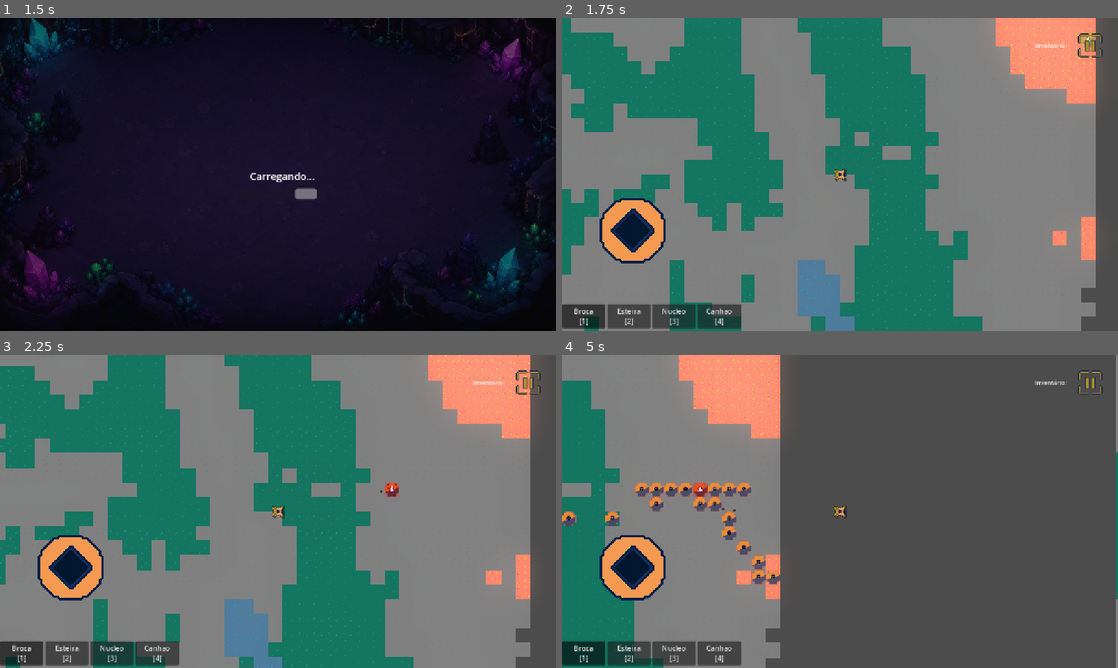
Above: before the commit, frames 1-4 (two rows, left to right).
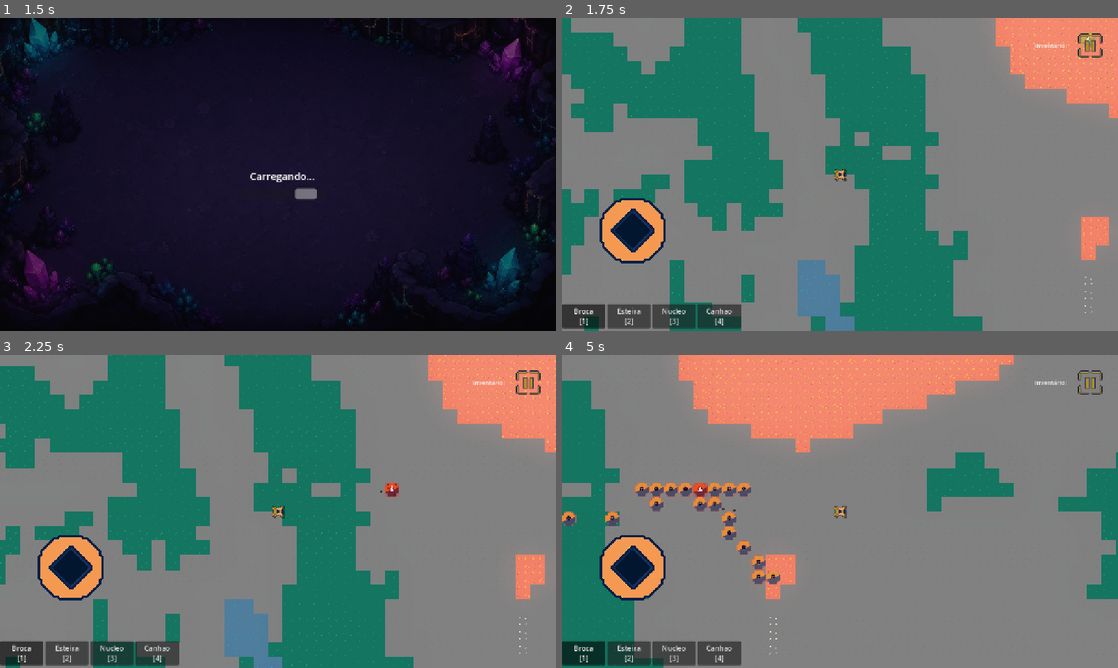
Above: after the commit, the same moments.

Repository: christianfelipesf/Factolyth
Game: Godot game, scene res://scenes/main.tscn
Same seed, same stepped clock (60 frames per second), same inputs: the game is played once before the commit and once after it. Sound files missing from this copy of the repository are replaced by a short silence.
Inputs (mouse positions are in pixels of both pictures, inside the frame that each line leads up to):
- Up to frame 1 (1.5 s): click "Novo Jogo" at 0.5 s; click (528, 46) at 1.25 s
- Up to frame 2 (1.75 s): no input
- Up to frame 3 (2.25 s): tap Enter at 2 s; move the mouse to (400, 495) at 2.02 s; press the mouse at (400, 495) at 2.03 s; hold D (move_right) from 2.03 s (still down)
- Up to frame 4 (5 s): release D (move_right) at 2.75 s; release the mouse at (962, 495) at 2.75 s; drag from (728, 527) to (956, 489) at 2.77 s; move the mouse to (895, 442) at 3.52 s; hold D (move_right) 3.53-4.25 s; hold Right mouse button (remover_objeto) 3.53-4.25 s; drag from (812, 574) to (706, 489) at 4.27 s

Frame 1 is identical in both runs. In frame 2, 4.3% of the frame differs, in the area x 88-100%, y 0-100%; in frame 3, 4.9%; in frame 4, 60%, in the area x 31-100%, y 0-100%.
Error before the commit: Cannot call method 'set_cell' on a null value. (res://scripts/gerador_mundo.gd:214)

Commit message:
DAWDAW
DWADWADWA

Diff:
--- a/scenes/itens/itens.tscn
+++ b/scenes/itens/itens.tscn
@@ -1,7 +1,7 @@
 [gd_scene format=3 uid="uid://rfpyq3m7rerm"]
 
 [ext_resource type="Texture2D" uid="uid://dfmuhu1i5ql67" path="res://images/itens/bronze.png" id="1_3kgg5"]
-[ext_resource type="Script" uid="uid://cp7l10mk5p0xn" path="res://scripts/bronze.gd" id="1_kp77g"]
+[ext_resource type="Script" path="res://scripts/quartzo.gd" id="1_kp77g"]
 
 [sub_resource type="CircleShape2D" id="CircleShape2D_nj4uv"]
 
--- a/scenes/tilesets.tscn
+++ b/scenes/tilesets.tscn
@@ -1,26 +1,31 @@
 [gd_scene format=3 uid="uid://cp6y5ftt0rtb"]
 
-[ext_resource type="Texture2D" uid="uid://bqfo8moyoxfwj" path="res://images/tilemap.png" id="1_bro14"]
-[ext_resource type="Script" uid="uid://cfaj048www7rx" path="res://scripts/gerador_mundo.gd" id="2_hijgr"]
+[ext_resource type="Texture2D" uid="uid://cx0nyf1paonyv" path="res://images/tilemap/solo.png" id="1_4q2ab"]
+[ext_resource type="Texture2D" uid="uid://baommyldmwj8v" path="res://images/tilemap/cristais.png" id="2_tg0cf"]
+[ext_resource type="Script" uid="uid://cfaj048www7rx" path="res://scripts/gerador_mundo.gd" id="3_hijgr"]
 
-[sub_resource type="TileSetAtlasSource" id="TileSetAtlasSource_lkbod"]
-texture = ExtResource("1_bro14")
+[sub_resource type="TileSetAtlasSource" id="TileSetAtlasSource_solo"]
+texture = ExtResource("1_4q2ab")
 texture_region_size = Vector2i(32, 32)
 0:0/0 = 0
+0:2/0 = 0
+1:2/0 = 0
+2:2/0 = 0
+
+[sub_resource type="TileSetAtlasSource" id="TileSetAtlasSource_cristais"]
+texture = ExtResource("2_tg0cf")
+texture_region_size = Vector2i(32, 32)
 1:0/0 = 0
 0:1/0 = 0
-1:1/0 = 0
 0:2/0 = 0
-0:2/0/modulate = Color(1.0845727, 1.0803368, 1.0803368, 1)
-2:0/0 = 0
-2:1/0 = 0
 
 [sub_resource type="TileSet" id="TileSet_xc42v"]
 tile_size = Vector2i(32, 32)
-sources/0 = SubResource("TileSetAtlasSource_lkbod")
+sources/0 = SubResource("TileSetAtlasSource_solo")
+sources/1 = SubResource("TileSetAtlasSource_cristais")
 
 [node name="Mapa" type="Node2D" unique_id=1582223863]
-script = ExtResource("2_hijgr")
+script = ExtResource("3_hijgr")
 
 [node name="solo" type="TileMapLayer" parent="." unique_id=308112617]
 tile_set = SubResource("TileSet_xc42v")
--- a/scripts/broca.gd
+++ b/scripts/broca.gd
@@ -1,6 +1,6 @@
 extends StaticBody2D
 
-const BRONZE = preload("res://scenes/itens/itens.tscn")
+const QUARTZO = preload("res://scenes/itens/itens.tscn")
 
 # 💡 Velocidade de produção configurável pelo Inspetor (em segundos)
 @export var tempo_producao : float = 2.0
@@ -72,16 +72,16 @@
 			break
 
 	if not espaco_ocupado:
-		_spawnar_bronze(esteira_atual)
+		_spawnar_quartzo(esteira_atual)
 	else:
 		print("⏳ Saída da broca bloqueada por um minério! Aguardando mover.")
 
 
-func _spawnar_bronze(esteira: Node2D) -> void:
-	var bronze = BRONZE.instantiate()
-	bronze.global_position = esteira.global_position
-	get_parent().call_deferred(&"add_child", bronze)
-	print("🏭 [PRODUÇÃO] Bronze extraído com sucesso para a esteira!")
+func _spawnar_quartzo(esteira: Node2D) -> void:
+	var quartzo = QUARTZO.instantiate()
+	quartzo.global_position = esteira.global_position
+	get_parent().call_deferred(&"add_child", quartzo)
+	print("🏭 [PRODUÇÃO] Quartzo extraído com sucesso para a esteira!")
 
 func _on_detector_body_entered(body: Node2D) -> void:
 	var esteira = _extrair_esteira(body)
--- a/scripts/bronze.gd
+++ /dev/null
@@ -1,57 +0,0 @@
-extends CharacterBody2D
-
-var velocidade := Vector2.ZERO
-var impulso := Vector2.ZERO
-# Guarda a posição da esteira em que o item está pisando [cite: 40]
-var esteira_atual_pos := Vector2.INF
-var tipo := "bronze" # 💡 Adicione isso para o Núcleo saber exatamente o que está guardando
-# 💡 Variáveis para controlar o tempo de desaparecer no chão
-var no_chao := false
-var tempo_fora_da_esteira := 0.0
-const TEMPO_PARA_DESAPARECER := 3.0
-
-func _ready() -> void:
-	add_to_group("item")
-	collision_layer = 5
-	collision_mask = 4
-	var shape = $CollisionShape2D.shape as CircleShape2D
-	if shape != null:
-		shape.radius = 6.0
-
-func _physics_process(delta: float) -> void:
-	if impulso != Vector2.ZERO:
-		# 💡 Se recebeu impulso, ele está na esteira! Reseta o temporizador
-		no_chao = false
-		tempo_fora_da_esteira = 0.0
-
-		velocidade = impulso
-
-		# ALINHAMENTO DE CURVA:
-		# Se sabemos onde está a esteira, centralizamos o item no eixo oposto ao movimento [cite: 41]
-		if esteira_atual_pos != Vector2.INF:
-			var direcao_movimento = impulso.normalized()
-
-			# Descobre qual eixo está livre (se move em Y, centraliza em X. Se move em X, centraliza em Y) [cite: 41]
-			if abs(direcao_movimento.x) > 0.5: # Movendo-se na horizontal
-				global_position.y = lerp(global_position.y, esteira_atual_pos.y, 0.2)
-			elif abs(direcao_movimento.y) > 0.5: # Movendo-se na vertical
-				global_position.x = lerp(global_position.x, esteira_atual_pos.x, 0.2)
-
-	else:
-		# 💡 Se NÃO recebeu impulso, significa que ele saiu da esteira e caiu no chão!
-		velocidade = velocidade.lerp(Vector2.ZERO, 0.2)
-		esteira_atual_pos = Vector2.INF # Reseta quando sai das esteiras [cite: 41]
-
-		# Inicia ou continua a contagem para sumir
-		no_chao = true
-		tempo_fora_da_esteira += delta
-
-		# Se atingir os 3 segundos acumulados no chão, o item é deletado
-		if tempo_fora_da_esteira >= TEMPO_PARA_DESAPARECER:
-			queue_free()
-
-	velocity = velocidade
-	move_and_slide()
-
-	# Reseta as forças para o próximo frame
-	impulso = Vector2.ZERO
--- a/scripts/gerador_mundo.gd
+++ b/scripts/gerador_mundo.gd
@@ -6,13 +6,15 @@
 @export var chunk_tamanho: int = 32
 @export var distancia_visual: int = 5
 
-const FONTE_TILE: int = 0
+const FONTE_SOLO: int = 0
+const FONTE_CRISTAIS: int = 1
 const GRAMA: Vector2i = Vector2i(0, 0)
-const PEDRA: Vector2i = Vector2i(1, 0)
-const AGUA: Vector2i = Vector2i(2, 1)
-const LAVA: Vector2i = Vector2i(0, 2)
-const FERRO: Vector2i = Vector2i(0, 1)
-const BRONZE: Vector2i = Vector2i(1, 1)
+const PEDRA: Vector2i = Vector2i(0, 2)
+const AGUA: Vector2i = Vector2i(1, 2)
+const LAVA: Vector2i = Vector2i(2, 2)
+const QUARTZO: Vector2i = Vector2i(1, 0)
+const RUBELITA: Vector2i = Vector2i(0, 1)
+const TURMALINA_CIANO: Vector2i = Vector2i(0, 2)
 
 var _noise_altura: FastNoiseLite
 var _noise_vale: FastNoiseLite
@@ -35,7 +37,7 @@
 	return _gerando
 
 @onready var solo: TileMapLayer = $solo
-@onready var minerios: TileMapLayer = $minerios
+@onready var cristais: TileMapLayer = $cristais
 
 func _ready() -> void:
 	process_mode = PROCESS_MODE_ALWAYS
@@ -191,29 +193,31 @@
 			var n := _get_noise(gx, gy)
 
 			if n.altura < -0.3:
-				solo.set_cell(tile_pos, FONTE_TILE, AGUA)
+				solo.set_cell(tile_pos, FONTE_SOLO, AGUA)
 				cel_agua.append(tile_pos)
 			elif n.vale > 0.88 and n.altura < 0.0:
-				solo.set_cell(tile_pos, FONTE_TILE, AGUA)
+				solo.set_cell(tile_pos, FONTE_SOLO, AGUA)
 				cel_agua.append(tile_pos)
 			elif n.vale > 0.88 and n.altura > 0.35:
-				solo.set_cell(tile_pos, FONTE_TILE, LAVA)
+				solo.set_cell(tile_pos, FONTE_SOLO, LAVA)
 				cel_lava.append(tile_pos)
 			elif n.altura > 0.5:
-				solo.set_cell(tile_pos, FONTE_TILE, LAVA)
+				solo.set_cell(tile_pos, FONTE_SOLO, LAVA)
 				cel_lava.append(tile_pos)
 			elif n.altura > 0.2:
-				solo.set_cell(tile_pos, FONTE_TILE, PEDRA)
+				solo.set_cell(tile_pos, FONTE_SOLO, PEDRA)
 			elif n.detalhe < 0.0:
-				solo.set_cell(tile_pos, FONTE_TILE, PEDRA)
+				solo.set_cell(tile_pos, FONTE_SOLO, PEDRA)
 			else:
-				solo.set_cell(tile_pos, FONTE_TILE, GRAMA)
+				solo.set_cell(tile_pos, FONTE_SOLO, GRAMA)
 
 			if absf(n.minerio) > 0.65:
-				if n.minerio > -0.7:
-					minerios.set_cell(tile_pos, FONTE_TILE, BRONZE)
+				if n.minerio > 0.85:
+					cristais.set_cell(tile_pos, FONTE_CRISTAIS, TURMALINA_CIANO)
+				elif n.minerio > -0.7:
+					cristais.set_cell(tile_pos, FONTE_CRISTAIS, QUARTZO)
 				else:
-					minerios.set_cell(tile_pos, FONTE_TILE, FERRO)
+					cristais.set_cell(tile_pos, FONTE_CRISTAIS, RUBELITA)
 
 	_limpar_ilhas_no_chunk(cel_lava, LAVA, PEDRA)
 	_limpar_ilhas_no_chunk(cel_agua, AGUA, GRAMA)
@@ -246,7 +250,7 @@
 			if vizinhos >= 2:
 				break
 		if vizinhos < 2:
-			solo.set_cell(pos, FONTE_TILE, tile_substituto)
+			solo.set_cell(pos, FONTE_SOLO, tile_substituto)
 
 func _descarregar_chunk(chunk_pos: Vector2i) -> void:
 	var start_x := chunk_pos.x * chunk_tamanho
@@ -257,4 +261,4 @@
 		for gy in range(start_y, end_y):
 			var tile_pos := Vector2i(gx + _deslocamento.x, gy + _deslocamento.y)
 			solo.set_cell(tile_pos, -1)
-			minerios.set_cell(tile_pos, -1)
+			cristais.set_cell(tile_pos, -1)
--- a/scripts/nucleo.gd
+++ b/scripts/nucleo.gd
@@ -6,7 +6,7 @@
 
 # 📊 Dicionário para guardar o tipo de item e a quantidade armazenada
 var inventario := {
-	"bronze": 0,
+	"quartzo": 0,
 }
 
 signal inventario_atualizado(inv: Dictionary)
@@ -31,7 +31,7 @@
 		# 💡 Identifica qual é o minério.
 		# Se você não tiver uma variável 'nome_do_item' no item, podemos usar o nome do nó ou grupo.
 		# Exemplo assumindo que o script do item possui uma variável identificadora ou usando o nome do objeto:
-		var tipo_item = "bronze"
+		var tipo_item = "quartzo"
 
 		# Se o seu script do item tiver uma variável para diferenciar (ex: var tipo = "bronze")
 		if body.get("tipo") != null:
--- /dev/null
+++ b/scripts/quartzo.gd
@@ -0,0 +1,47 @@
+extends CharacterBody2D
+
+var velocidade := Vector2.ZERO
+var impulso := Vector2.ZERO
+var esteira_atual_pos := Vector2.INF
+var tipo := "quartzo"
+var no_chao := false
+var tempo_fora_da_esteira := 0.0
+const TEMPO_PARA_DESAPARECER := 3.0
+
+func _ready() -> void:
+	add_to_group("item")
+	collision_layer = 5
+	collision_mask = 4
+	var shape = $CollisionShape2D.shape as CircleShape2D
+	if shape != null:
+		shape.radius = 6.0
+
+func _physics_process(delta: float) -> void:
+	if impulso != Vector2.ZERO:
+		no_chao = false
+		tempo_fora_da_esteira = 0.0
+
+		velocidade = impulso
+
+		if esteira_atual_pos != Vector2.INF:
+			var direcao_movimento = impulso.normalized()
+
+			if abs(direcao_movimento.x) > 0.5:
+				global_position.y = lerp(global_position.y, esteira_atual_pos.y, 0.2)
+			elif abs(direcao_movimento.y) > 0.5:
+				global_position.x = lerp(global_position.x, esteira_atual_pos.x, 0.2)
+
+	else:
+		velocidade = velocidade.lerp(Vector2.ZERO, 0.2)
+		esteira_atual_pos = Vector2.INF
+
+		no_chao = true
+		tempo_fora_da_esteira += delta
+
+		if tempo_fora_da_esteira >= TEMPO_PARA_DESAPARECER:
+			queue_free()
+
+	velocity = velocidade
+	move_and_slide()
+
+	impulso = Vector2.ZERO
Not shown, removed: scripts/bronze.gd.uid
Not shown, added: scripts/quartzo.gd.uid
